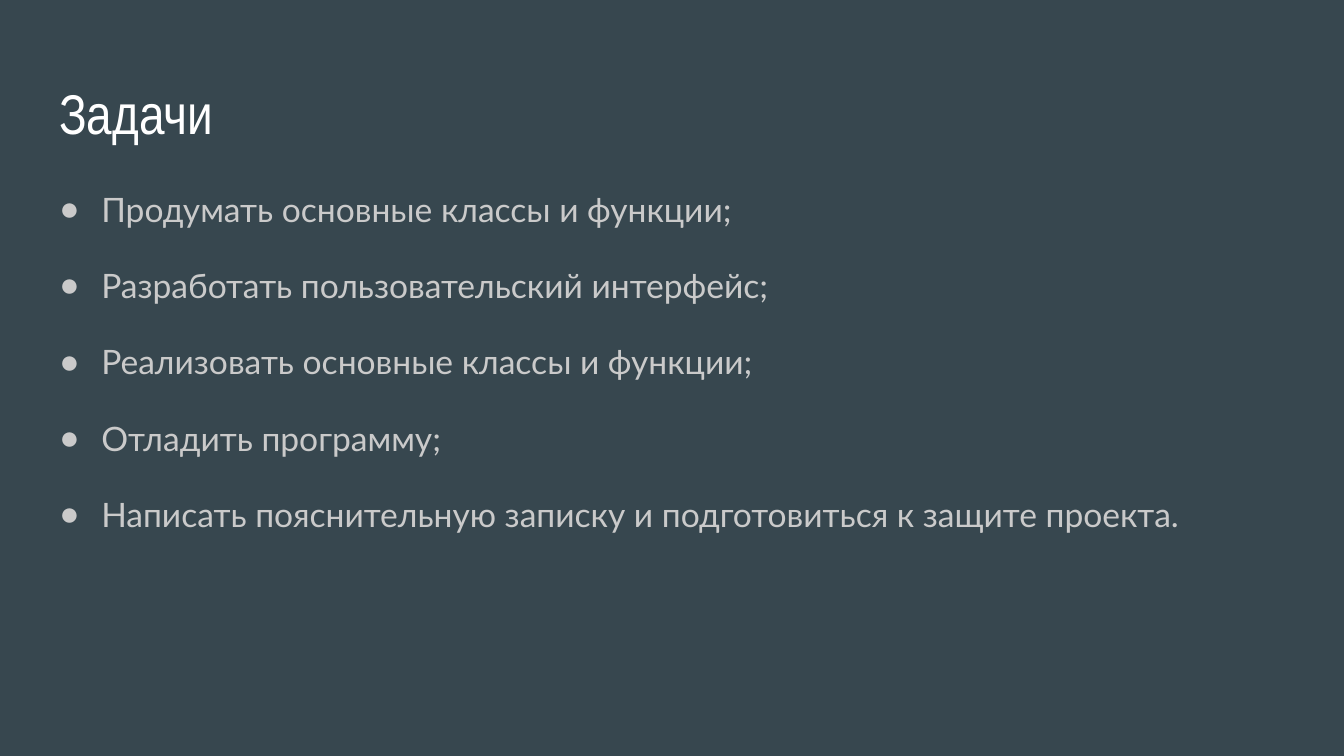
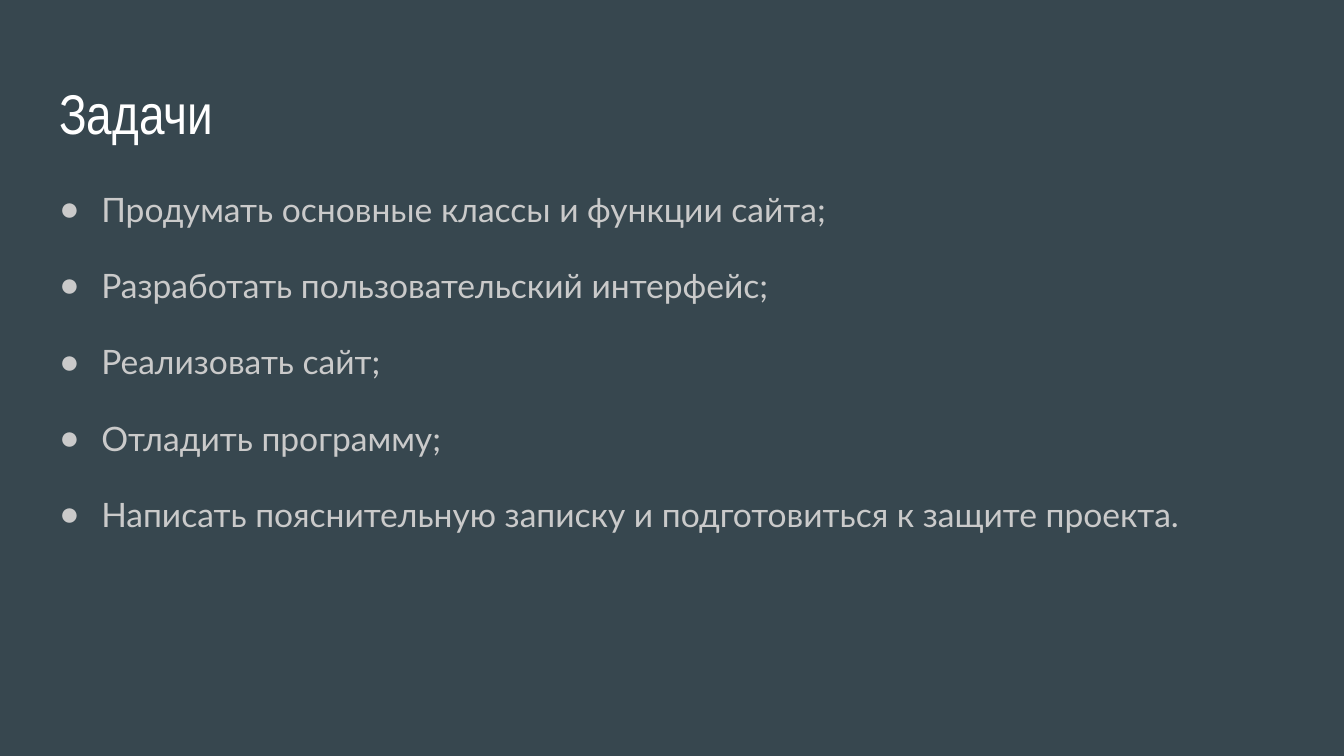
Before and after one commit to feodorrussia/3DPrintingServi-e_RussiaPenza, a slide deck: slide 3 of Proekt_po_WebServer_3DPrintingService_RussiaPenza.pptx. Drawn at 1344x756 pixels with LibreOffice and Linux fonts; fonts in the diff are those of the drawing. Boxes give left, top, right and bottom in pixels: in the first picture for what was removed or moved away, otherwise in the second. Text is boxed around its words. In the diff, an @@ line names an element or a change of style, - is before the commit and + after.

Commit message:
качественные изменения сайта

```diff
--- a/Proekt_po_WebServer_3DPrintingService_RussiaPenza.pptx
+++ b/Proekt_po_WebServer_3DPrintingService_RussiaPenza.pptx
@@ text at [101,198,825,228]: text changed @@
-● Продумать основные классы и функции;
+● Продумать основные классы и функции сайта;
@@ text at [101,350,381,378]: text changed @@
-● Реализовать основные классы и функции;
+● Реализовать сайт;
```
Also in this commit, not shown: 1 slide removed, 7 other files.
